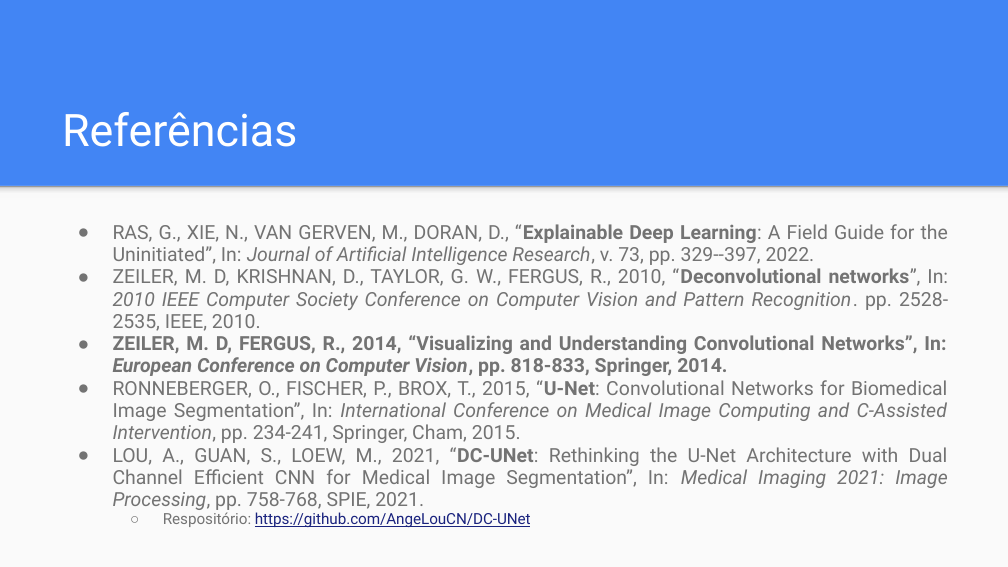
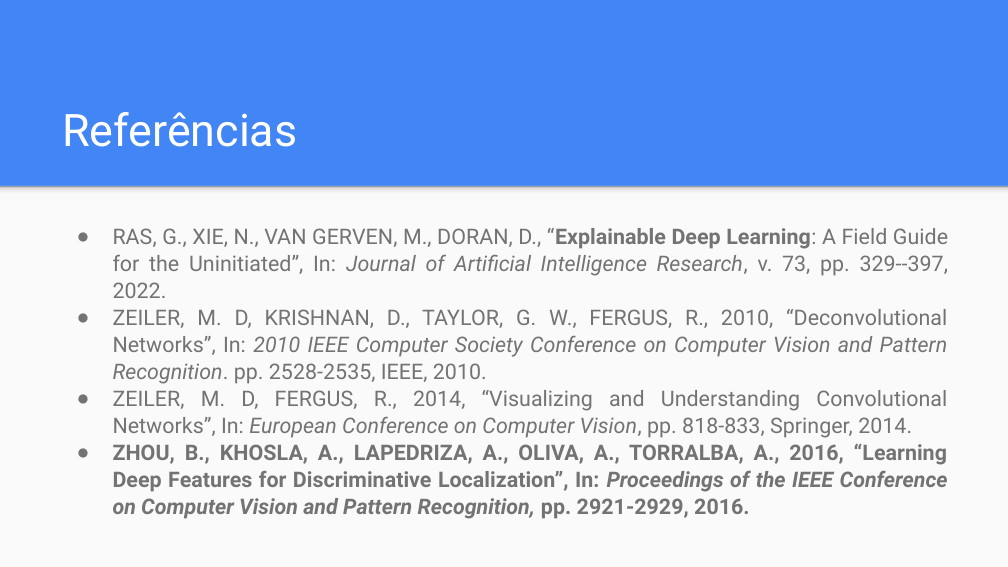
Before and after one commit to danieldasilvacosta/pucrio--vc--trabalhos--2022.2, a slide deck: slide 16 of Trabalho Final - Daniel da Silva Costa/Trabalho Final - Daniel da Silva Costa.pptx (slide 7 before the commit). Drawn at 1008x567 pixels with LibreOffice and Linux fonts; fonts in the diff are those of the drawing. Boxes give left, top, right and bottom in pixels: in the first picture for what was removed or moved away, otherwise in the second. Text is boxed around its words. In the diff, an @@ line names an element or a change of style, - is before the commit and + after.

```diff
--- a/Trabalho Final - Daniel da Silva Costa/Trabalho Final - Daniel da Silva Costa.pptx
+++ b/Trabalho Final - Daniel da Silva Costa/Trabalho Final - Daniel da Silva Costa.pptx
@@ text at [113, 228, 948, 438]: size 13.9 to 15.3 pt in "RAS, G., XIE, N., VAN GERVEN, M., ...", "ZEILER, M. D, FERGUS, R., 2014, “Visualizing ..."; bold off in "ZEILER, M. D, FERGUS, R., 2014, “Visualizing ..."; indent changed; line spacing 0.95 to 1.05 @@
@@ text at [113, 309, 948, 384]: text changed; size 13.9 to 15.3 pt @@
-● ZEILER, M. D, KRISHNAN, D., TAYLOR, G. W., FERGUS, R., 2010, “Deconvolutional networks”, In: 2010 IEEE Computer Society Conference on Computer Vision and Pattern Recognition. pp. 2528-2535, IEEE, 2010.
+● ZEILER, M. D, KRISHNAN, D., TAYLOR, G. W., FERGUS, R., 2010, “Deconvolutional Networks”, In: 2010 IEEE Computer Society Conference on Computer Vision and Pattern Recognition. pp. 2528-2535, IEEE, 2010.
@@ text at [113, 444, 948, 519]: text changed; size 13.9 to 15.3 pt; bold on @@
-● RONNEBERGER, O., FISCHER, P., BROX, T., 2015, “U-Net: Convolutional Networks for Biomedical Image Segmentation”, In: International Conference on Medical Image Computing and C-Assisted Intervention, pp. 234-241, Springer, Cham, 2015.
-● LOU, A., GUAN, S., LOEW, M., 2021, “DC-UNet: Rethinking the U-Net Architecture with Dual Channel Efficient CNN for Medical Image Segmentation”, In: Medical Imaging 2021: Image Processing, pp. 758-768, SPIE, 2021.
-  ○ Respositório: https://github.com/AngeLouCN/DC-UNet
+● ZHOU, B., KHOSLA, A., LAPEDRIZA, A., OLIVA, A., TORRALBA, A., 2016, “Learning Deep Features for Discriminative Localization”, In: Proceedings of the IEEE Conference on Computer Vision and Pattern Recognition, pp. 2921-2929, 2016.
```
Also in this commit, not shown: 4 other slides changed, 9 slides added, 2 other files.
